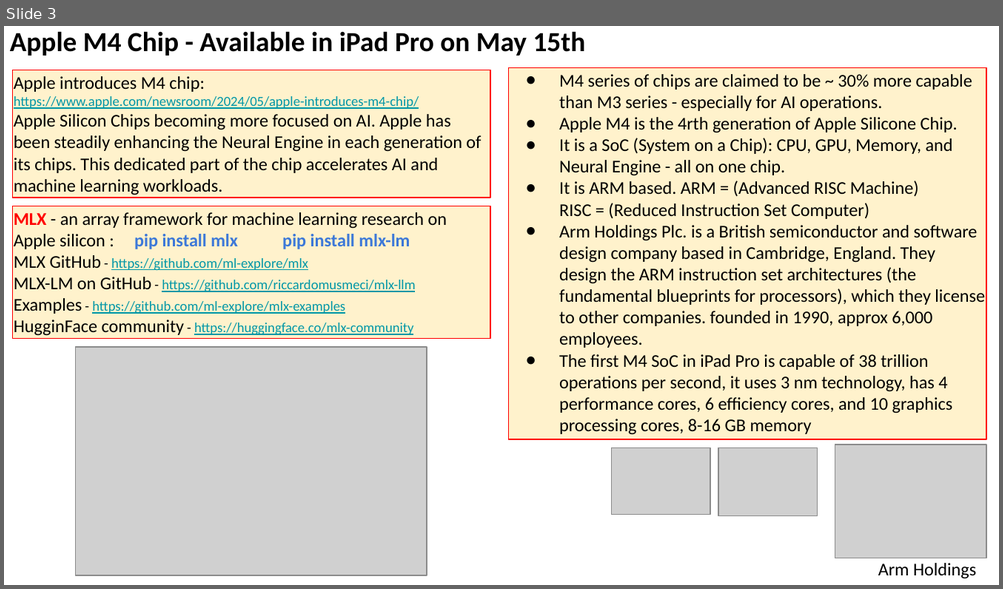
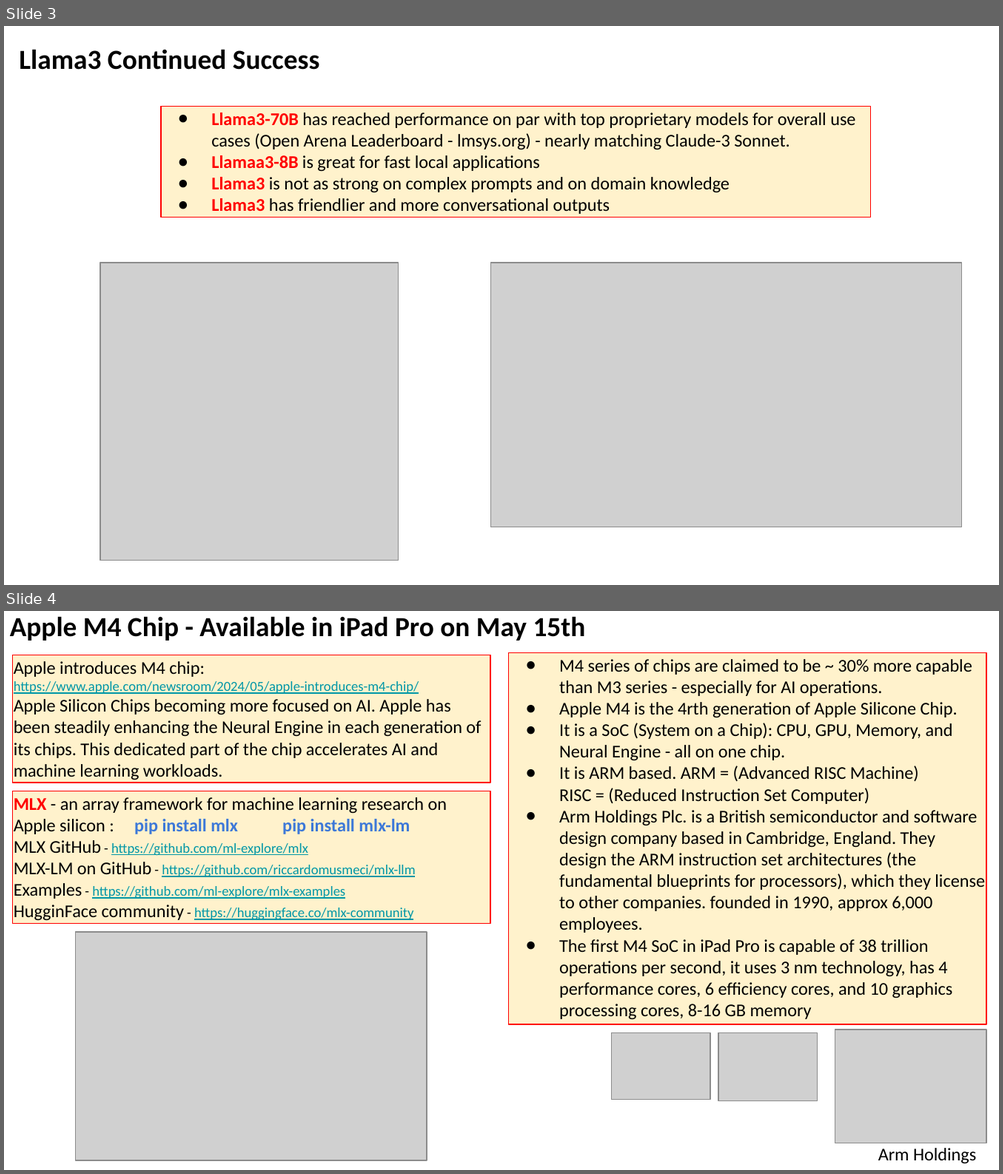
Before and after one commit to lselector/seminar, a slide deck: 2024/2024-05-10-AI-Updates.pptx. Shown one above the other, each under a label of ours: slide 3 before the commit, slides 3 and 4 after it. The pictures are 1003x589 and 1003x1174 pixels, drawn with LibreOffice and Linux fonts; fonts in the diff are those of the drawing; grey boxes stand for pictures. Boxes give left, top, right and bottom in pixels: in the first picture for what was removed or moved away, otherwise in the second. Text is boxed around its words. In the diff, an @@ line names an element or a change of style, - is before the commit and + after.

```diff
--- a/2024/2024-05-10-AI-Updates.pptx
+++ b/2024/2024-05-10-AI-Updates.pptx
@@ slide 3 added at (x1=4, y1=26, x2=999, y2=585), background #FFFFFF @@
@@ text added at (x1=19, y1=49, x2=320, y2=70), 20 pt, text #000000, bold @@
+Llama3 Continued Success
@@ rectangle added at (x1=161, y1=107, x2=871, y2=217), fill #FFF2CC, outline #FF0000 0.75 pt, 13 pt, text #000000 @@
+● Llama3-70B has reached performance on par with top proprietary models for overall use cases (Open Arena Leaderboard - lmsys.org) - nearly matching Claude-3 Sonnet.
+● Llamaa3-8B is great for fast local applications
+● Llama3 is not as strong on complex prompts and on domain knowledge
+● Llama3 has friendlier and more conversational outputs
@@ picture added at (x1=100, y1=263, x2=398, y2=560) @@
@@ picture added at (x1=490, y1=263, x2=961, y2=527) @@
@@ what was slide 3 is now slide 4 @@
```
Also in this commit, not shown: 7 slides changed, 3 other slides added.
